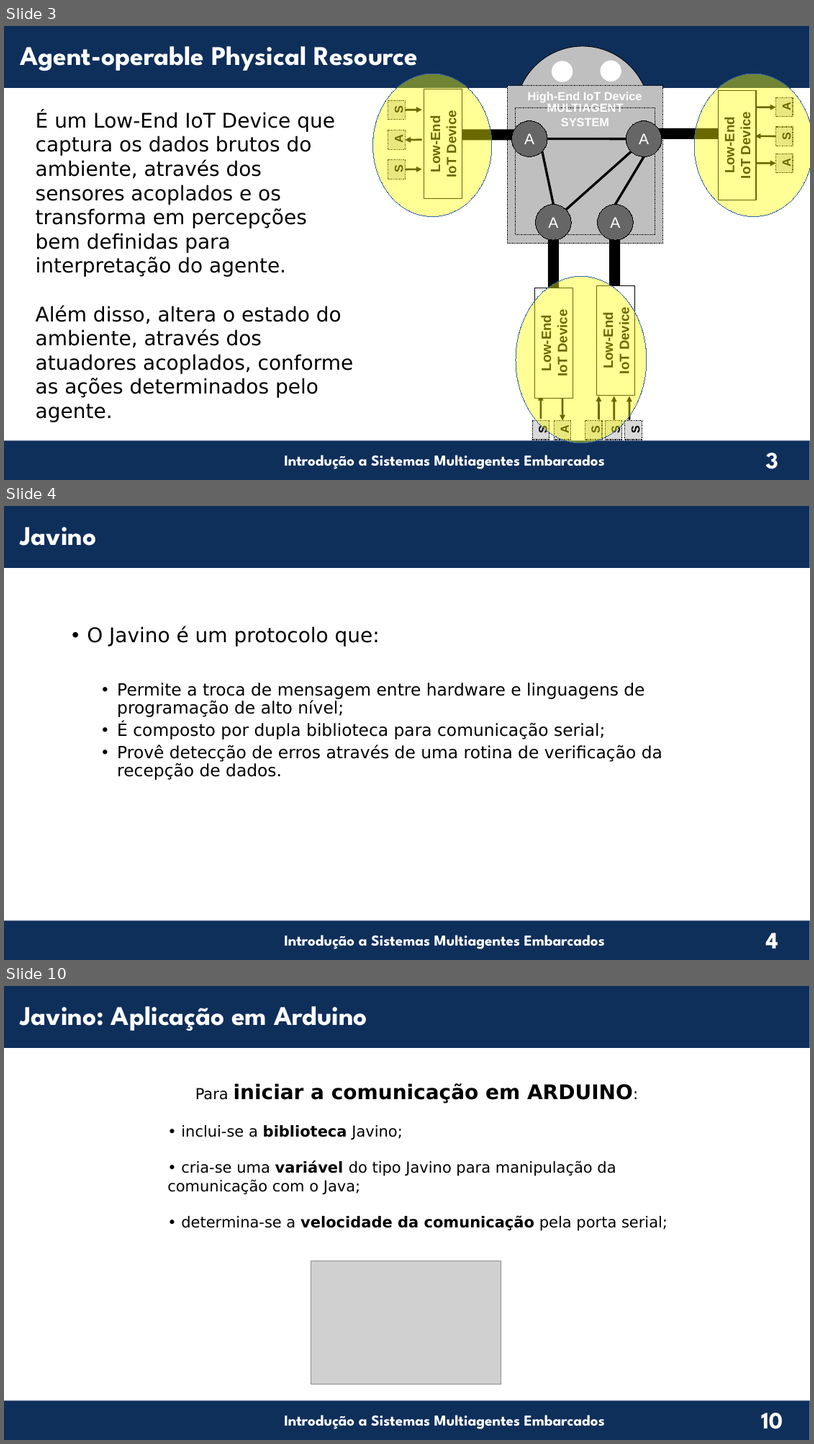
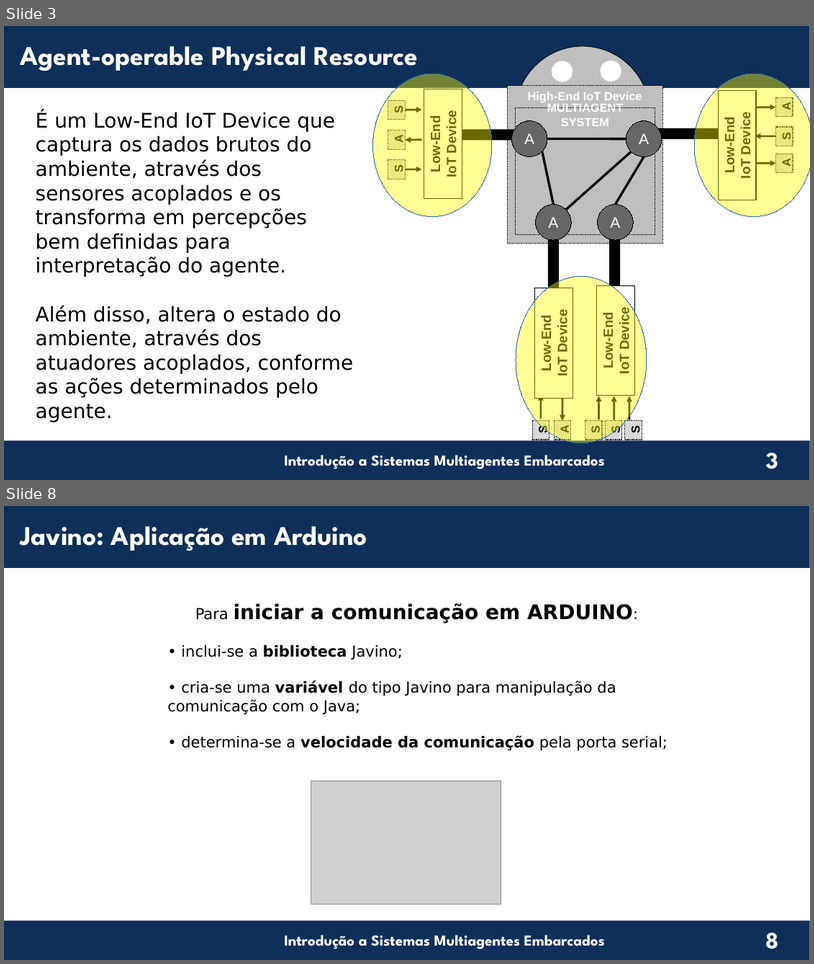
Before and after one commit to chon-group/distributedAndEmbeddedAI, a slide deck: course/11-PhysicalResource/AgentOperablePhysicalResource_20240609.odp. Shown one above the other, each under a label of ours: slides 3, 4 and 10 before the commit, slides 3 and 8 after it; the slides between them are not shown. The pictures are 814x1444 and 814x964 pixels, drawn with LibreOffice and Linux fonts; fonts in the diff are those of the drawing; grey boxes stand for pictures; background and template pictures are left out. Boxes give left, top, right and bottom in pixels: in the first picture for what was removed or moved away, otherwise in the second. Text is boxed around its words. In the diff, an @@ line names an element or a change of style, - is before the commit and + after.

Commit message:
adjusting javino's slides

```diff
--- a/course/11-PhysicalResource/AgentOperablePhysicalResource_20240609.odp
+++ b/course/11-PhysicalResource/AgentOperablePhysicalResource_20240609.odp
@@ slide 4 removed at [4, 506, 810, 960], background #FFFFFF; not listed: 4 template elements that a slide beside it also shows @@
@@ text removed at [20, 527, 96, 546] @@
-Javino
@@ text removed at [87, 626, 663, 780] @@
-• O Javino é um protocolo que:
-  • Permite a troca de mensagem entre hardware e linguagens de programação de alto nível;
-  • É composto por dupla biblioteca para comunicação serial;
-  • Provê detecção de erros através de uma rotina de verificação da recepção de dados.
@@ what was slide 10 is now slide 8 @@
@@ page number at [766, 932, 779, 949]: text changed @@
-10
+8
```
Also in this commit, not shown: 4 slides added, 5 other slides removed.
